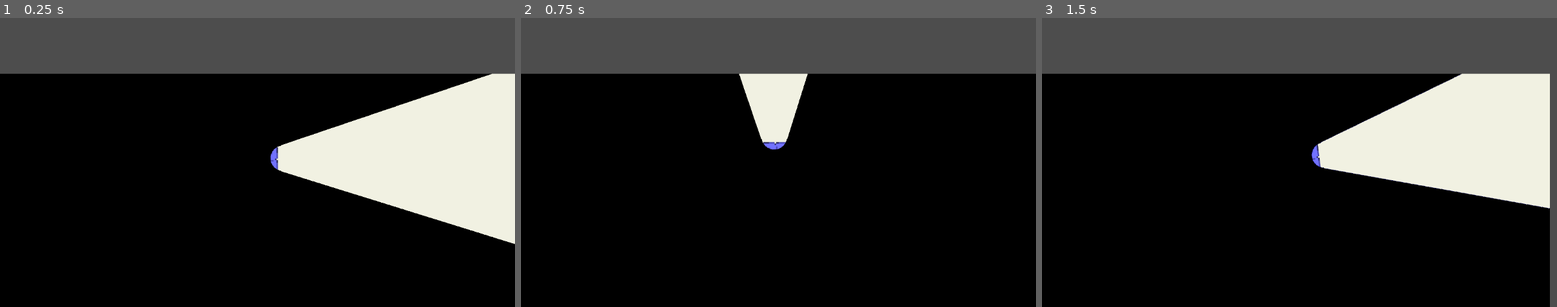
Above: before the commit, frames 1-3 (left to right).
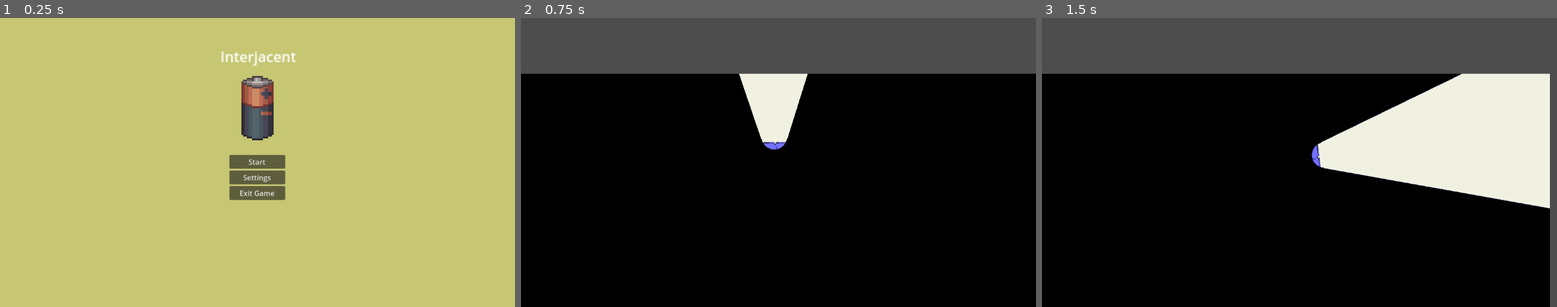
Above: after the commit, the same moments.

Repository: ChloeMayLikeCheese/GDD112-Group-Project
Game: Godot game, scene res://Menus/start_menu.tscn
Two runs of this game, one before a commit and one after it. Both use one fixed random seed, a clock stepped at 60 frames per second and the inputs below. Before the commit the project starts from res://Scenes/backrooms_1.tscn.
Inputs (mouse positions are in pixels of both pictures, inside the frame that each line leads up to):
- Up to frame 1 (0.25 s): no input
- Up to frame 2 (0.75 s): click (778, 162) at 0.5 s, where only the run after the commit has a clickable "Start"
- Up to frame 3 (1.5 s): tap Enter at 1.25 s; move the mouse to (1412, 148) at 1.27 s; hold D (Right) from 1.28 s (still down)

The runs differ from the first frame. In frame 1, 100% of the frame differs, in the area x 0-100%, y 0-100%; in frame 2, nothing differs; in frame 3, nothing differs.

Commit message:
Start menu as main scene and some munu stuff

Diff:
--- a/Menus/pause_menu.gd
+++ b/Menus/pause_menu.gd
@@ -1,5 +1,5 @@
 extends Control
-
+@export var start_game:String
 @onready var main = $"../"
 
 func _on_settings_pressed():
@@ -7,7 +7,7 @@
 
 
 func _on_quit_pressed():
-	get_tree().quit()
+	get_tree().call_deferred("change_scene_to_file",start_game)
 
 
 func _on_resume_pressed():
--- a/Menus/pause_menu.tscn
+++ b/Menus/pause_menu.tscn
@@ -14,6 +14,7 @@
 grow_horizontal = 2
 grow_vertical = 2
 script = ExtResource("1_joehn")
+start_game = "res://Menus/start_menu.tscn"
 
 [node name="MarginContainer" type="MarginContainer" parent="."]
 layout_mode = 0
--- a/Menus/start_menu.gd
+++ b/Menus/start_menu.gd
@@ -2,7 +2,7 @@
 @export var start_game:String
 
 # Called every frame. 'delta' is the elapsed time since the previous frame.
-func _process(delta):
+func _process(_delta):
 	pass
 
 
--- a/Menus/start_menu.tscn
+++ b/Menus/start_menu.tscn
@@ -47,6 +47,15 @@
 position = Vector2(63, -117)
 texture = ExtResource("2_k7old")
 
+[node name="RichTextLabel" type="RichTextLabel" parent="."]
+layout_mode = 0
+offset_left = -20.0
+offset_top = -244.0
+offset_right = 157.0
+offset_bottom = -198.0
+scale = Vector2(2, 2)
+text = "Interjacent"
+
 [connection signal="pressed" from="MarginContainer/VBoxContainer/Start" to="." method="_on_start_pressed"]
 [connection signal="pressed" from="MarginContainer/VBoxContainer/Stettings" to="." method="_on_stettings_pressed"]
 [connection signal="pressed" from="MarginContainer/VBoxContainer/Exit" to="." method="_on_exit_pressed"]
--- a/project.godot
+++ b/project.godot
@@ -11,7 +11,7 @@
 [application]
 
 config/name="GDD112-group-project"
-run/main_scene="res://Scenes/backrooms_1.tscn"
+run/main_scene="res://Menus/start_menu.tscn"
 config/features=PackedStringArray("4.2", "Mobile")
 config/icon="res://icon.svg"
 
Not shown, added: Textures/Tileset/Bottomwall.png.import
